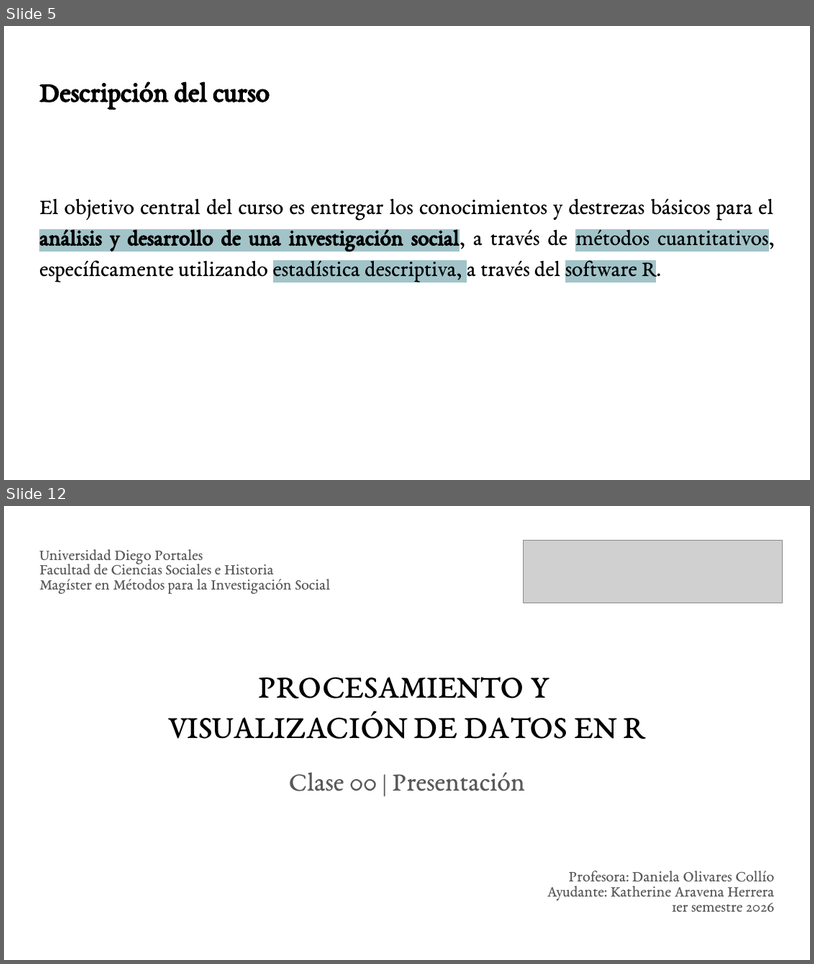
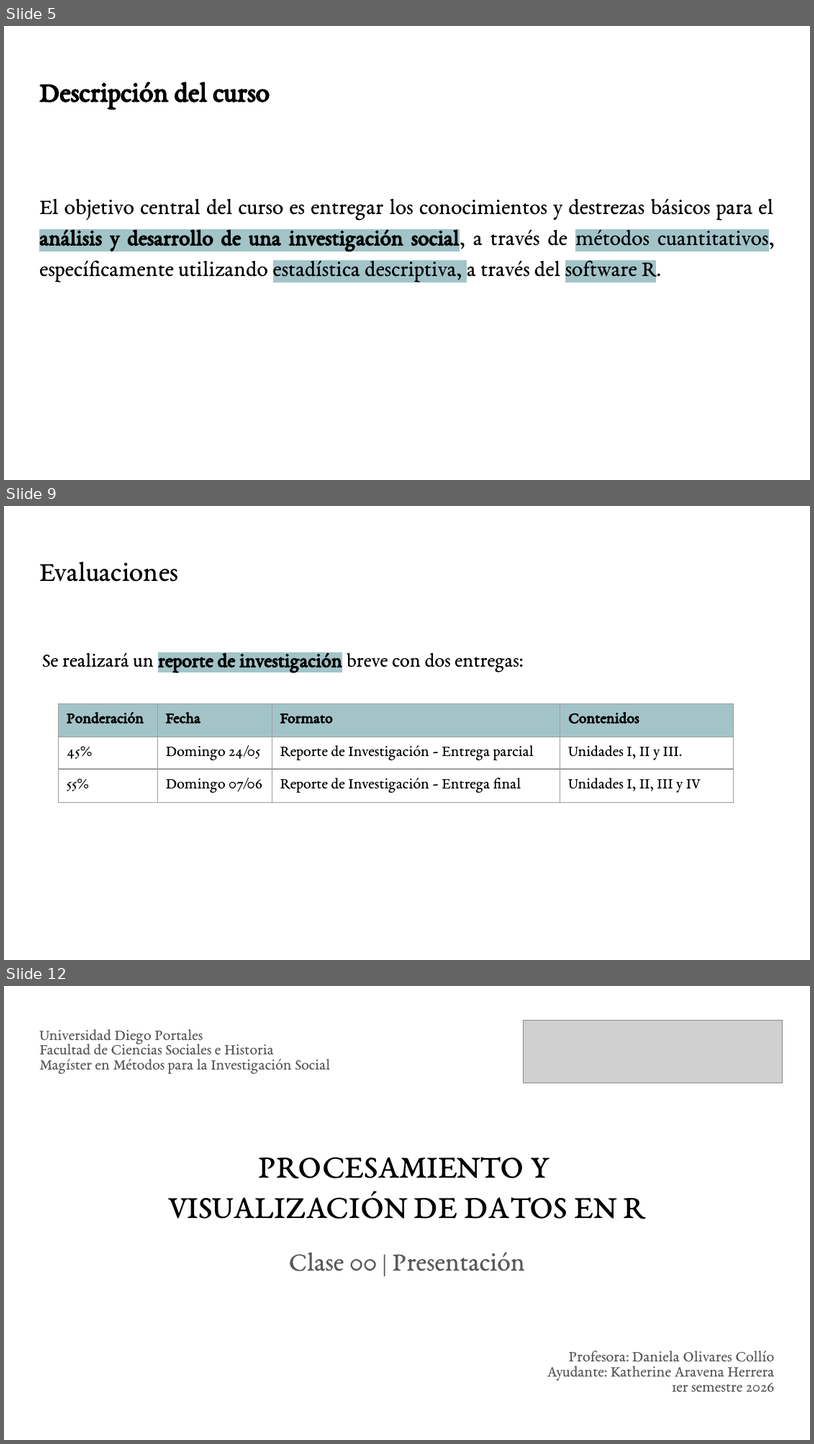
Before and after one commit to KAravena/udp-magister-visualizacion-datos-r, a slide deck: clases/clase_00/clase_00.pptx. Shown one above the other, each under a label of ours: slides 5 and 12 before the commit, slides 5, 9 and 12 after it; the slides between them are not shown. The pictures are 814x964 and 814x1444 pixels, drawn with LibreOffice and Linux fonts; fonts in the diff are those of the drawing; grey boxes stand for pictures. Boxes give left, top, right and bottom in pixels: in the first picture for what was removed or moved away, otherwise in the second. Text is boxed around its words. In the diff, an @@ line names an element or a change of style, - is before the commit and + after.

```diff
--- a/clases/clase_00/clase_00.pptx
+++ b/clases/clase_00/clase_00.pptx
@@ slide 9 added at (4,506,810,960), background #FFFFFF @@
@@ title added at (39,561,178,582), 25.2 pt, text #000000 @@
+Evaluaciones
@@ text added at (42,651,523,672), 18 pt, text #000000 @@
+Se realizará un reporte de investigación breve con dos entregas:
@@ table added at (59,703,735,960), 3 rows, 4 columns @@
+Ponderación | Fecha | Formato | Contenidos
+45% | Domingo 24/05 | Reporte de Investigación - Entrega parcial | Unidades I, II y III.
+55% | Domingo 07/06 | Reporte de Investigación - Entrega final | Unidades I, II, III y IV
```
Also in this commit, not shown: 4 slides changed, 1 other slide added, 2 slides removed, 37 other files.
